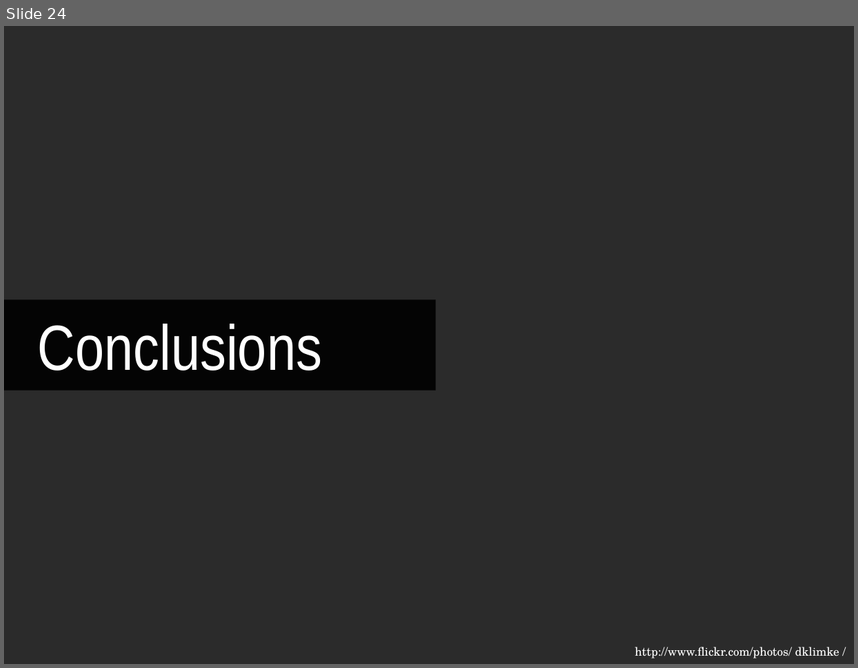
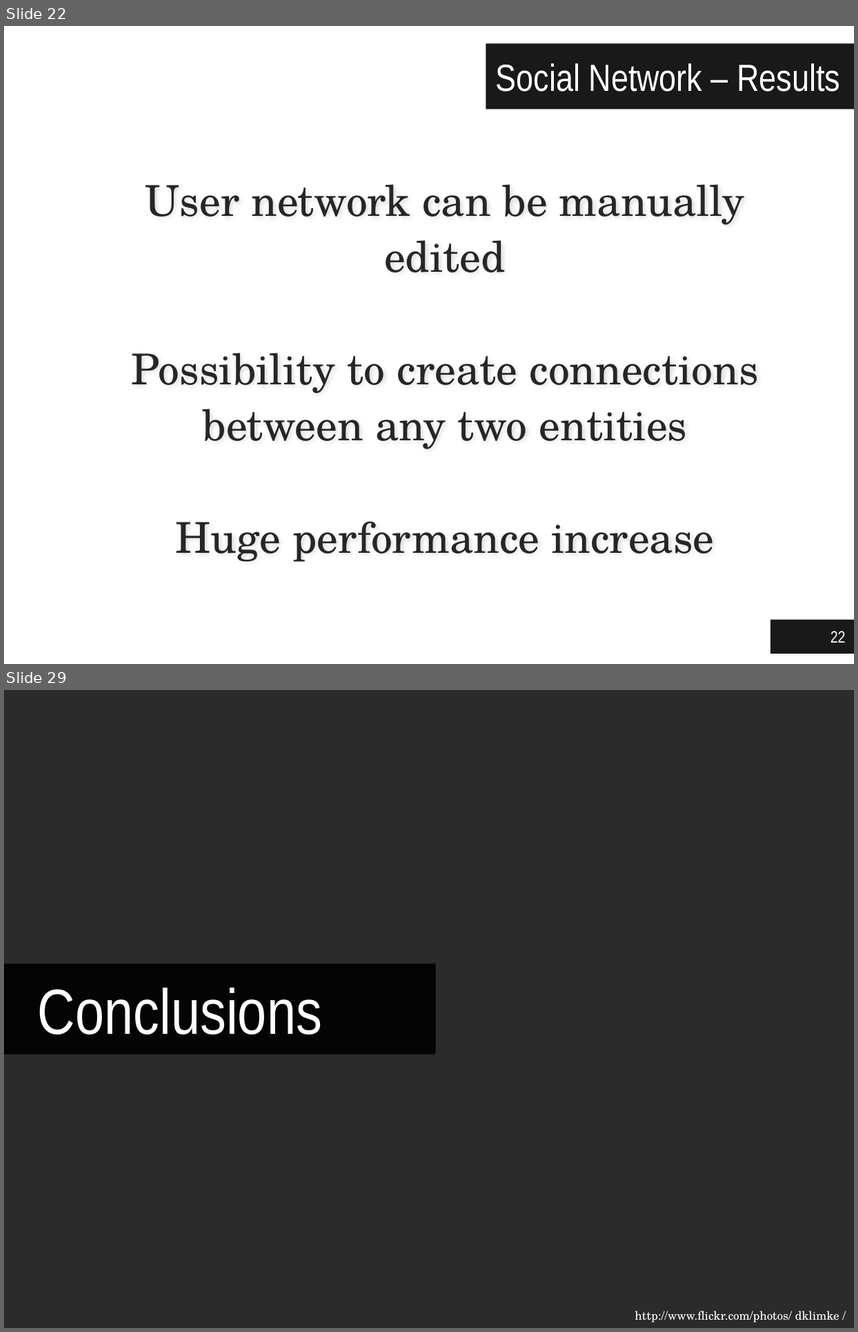
Before and after one commit to jgradim/thesis, a slide deck: presentations/jgradim-presentation.pptx. Shown one above the other, each under a label of ours: slide 24 before the commit, slides 22 and 29 after it; the slides between them are not shown. The pictures are 858x668 and 858x1332 pixels, drawn with LibreOffice and Linux fonts; fonts in the diff are those of the drawing; background and template pictures are left out; a plain dark background stands for a picture behind light text. Boxes give left, top, right and bottom in pixels: in the first picture for what was removed or moved away, otherwise in the second. Text is boxed around its words. In the diff, an @@ line names an element or a change of style, - is before the commit and + after.

```diff
--- a/presentations/jgradim-presentation.pptx
+++ b/presentations/jgradim-presentation.pptx
@@ slide 22 added at bbox=[4, 26, 854, 664], background #FFFFFF @@
@@ title added at bbox=[486, 44, 854, 109], fill #000000 at 90% opacity, 32 pt, text #FFFFFF @@
+Social Network – Results
@@ text added at bbox=[131, 184, 759, 561], 36 pt, text #262626 @@
+User network can be manually edited
+Possibility to create connections between any two entities
+Huge performance increase
@@ page number added at bbox=[771, 619, 854, 653], fill #000000 at 90% opacity, 14 pt, text #FFFFFF @@
+22
@@ what was slide 24 is now slide 29 @@
```
Also in this commit, not shown: 23 slides changed, 6 other slides added, 2 slides removed.
